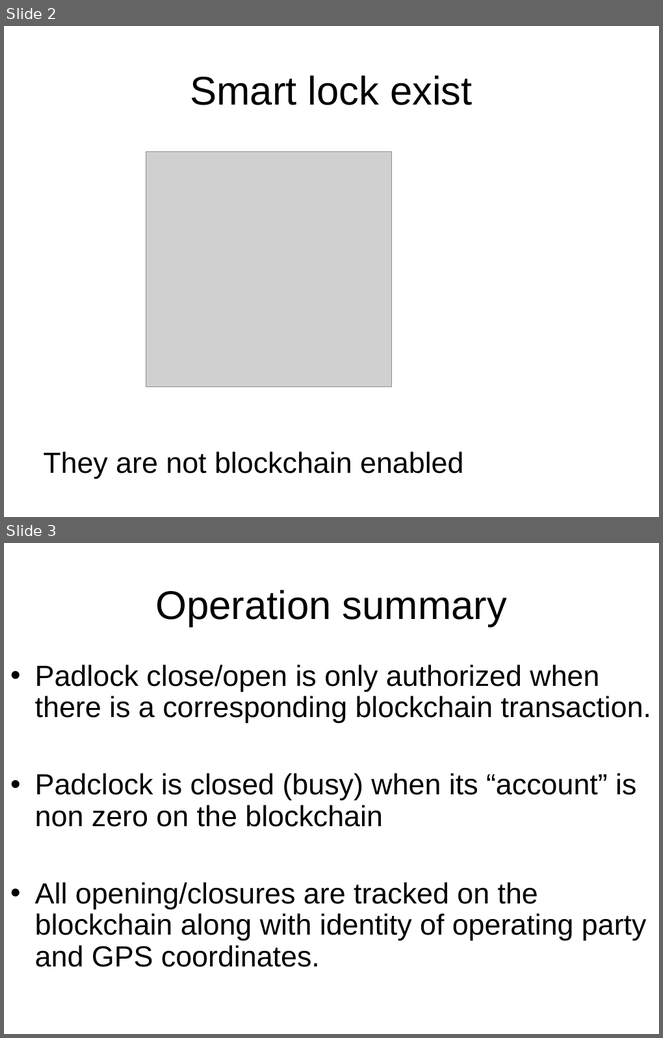
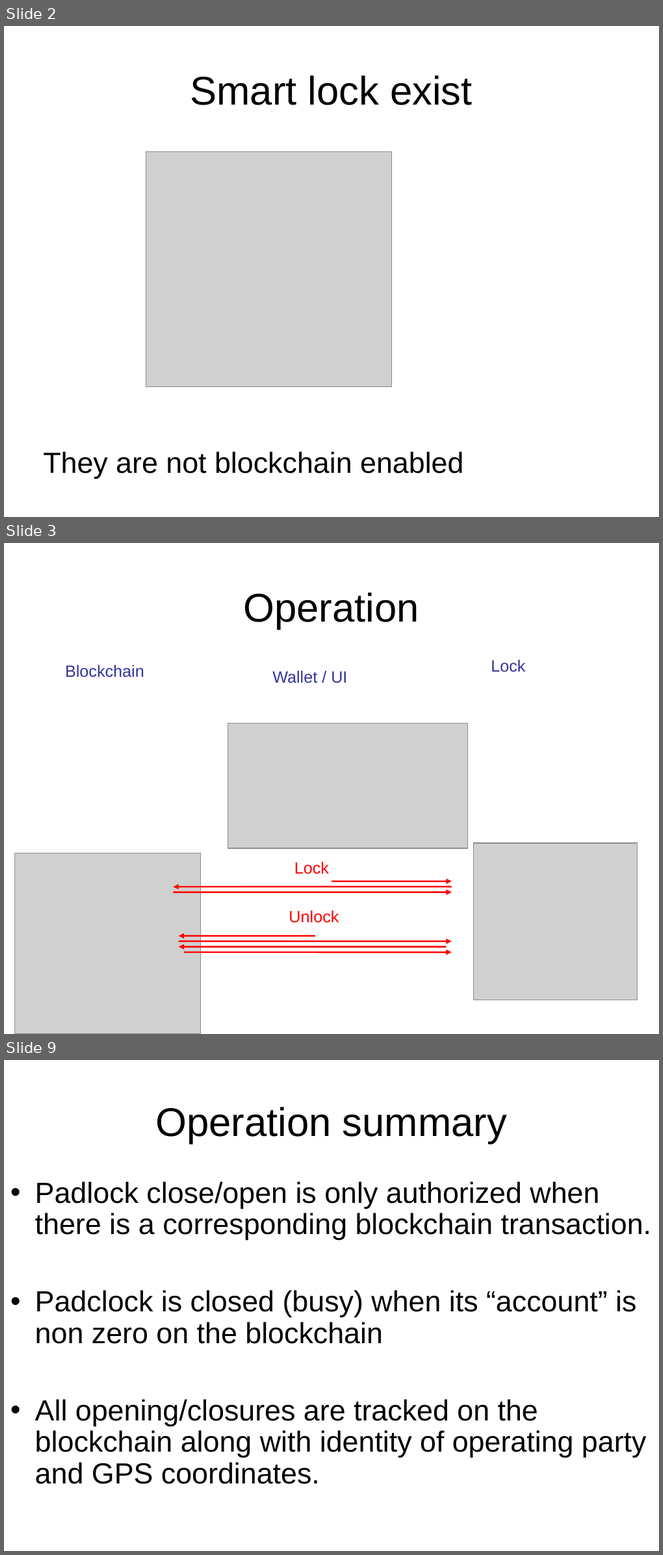
Before and after one commit to blockTeamhackathon/documents, a slide deck: B’Lock.ppt. Shown one above the other, each under a label of ours: slides 2 and 3 before the commit, slides 2, 3 and 9 after it; the slides between them are not shown. The pictures are 663x1038 and 663x1555 pixels, drawn with LibreOffice and Linux fonts; fonts in the diff are those of the drawing; grey boxes stand for pictures. Boxes give left, top, right and bottom in pixels: in the first picture for what was removed or moved away, otherwise in the second. Text is boxed around its words. In the diff, an @@ line names an element or a change of style, - is before the commit and + after.

```diff
--- a/B’Lock.ppt
+++ b/B’Lock.ppt
@@ slide 3 added at (4,543,659,1034), background #FFFFFF @@
@@ title added at (244,592,419,629), 44 pt, text #000000 @@
+Operation
@@ text added at (491,659,525,672), 18 pt, text #333399 @@
+Lock
@@ text added at (65,665,144,678), 18 pt, text #333399 @@
+Blockchain
@@ text added at (272,670,347,683), 18 pt, text #333399 @@
+Wallet / UI
@@ picture added at (228,723,469,849) @@
@@ picture added at (15,854,200,1034) @@
@@ picture added at (474,843,638,1000) @@
@@ text added at (295,861,329,875), 18 pt, text #FF0000 @@
+Lock
@@ arrow added from (451, 887) to (173, 887), #FF0000 1.76 pt @@
@@ arrow added from (173, 892) to (451, 892), #FF0000 1.76 pt @@
@@ arrow added from (332, 882) to (451, 882), #FF0000 1.76 pt @@
@@ text added at (289,910,339,923), 18 pt, text #FF0000 @@
+Unlock
@@ arrow added from (315, 936) to (179, 936), #FF0000 1.76 pt @@
@@ arrow added from (179, 941) to (451, 941), #FF0000 1.76 pt @@
@@ arrow added from (446, 947) to (179, 947), #FF0000 1.76 pt @@
@@ arrow added from (184, 953) to (451, 953), #FF0000 1.76 pt @@
@@ what was slide 3 is now slide 9 @@
```
Also in this commit, not shown: 4 slides changed, 3 other slides added.
